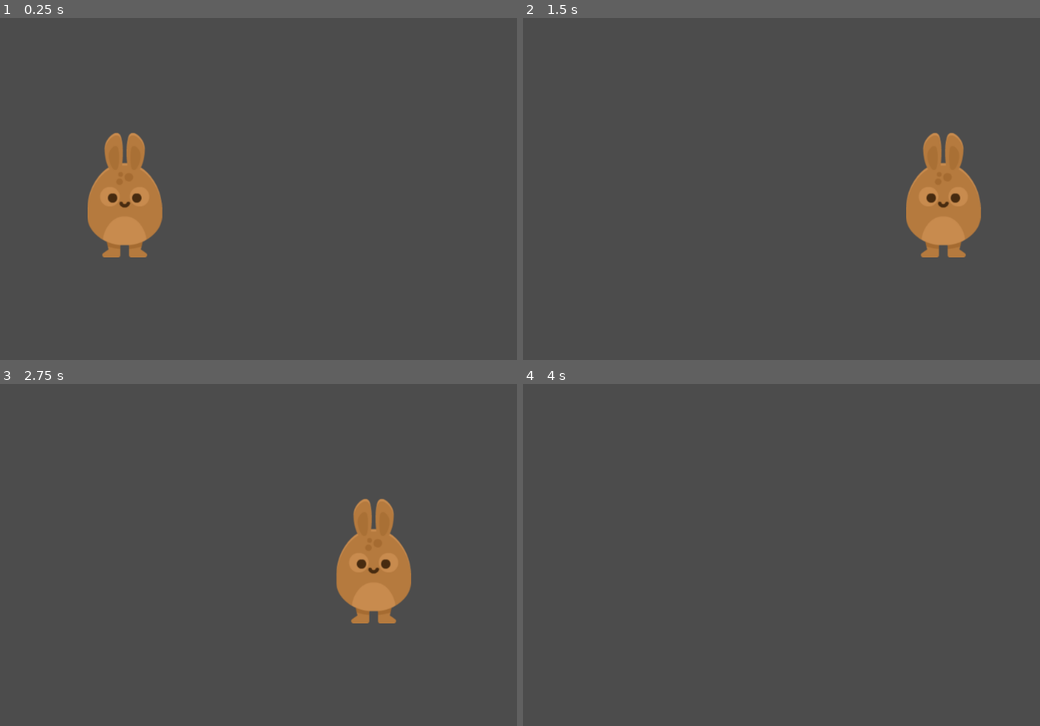
Above: before the commit, frames 1-4 (two rows, left to right).
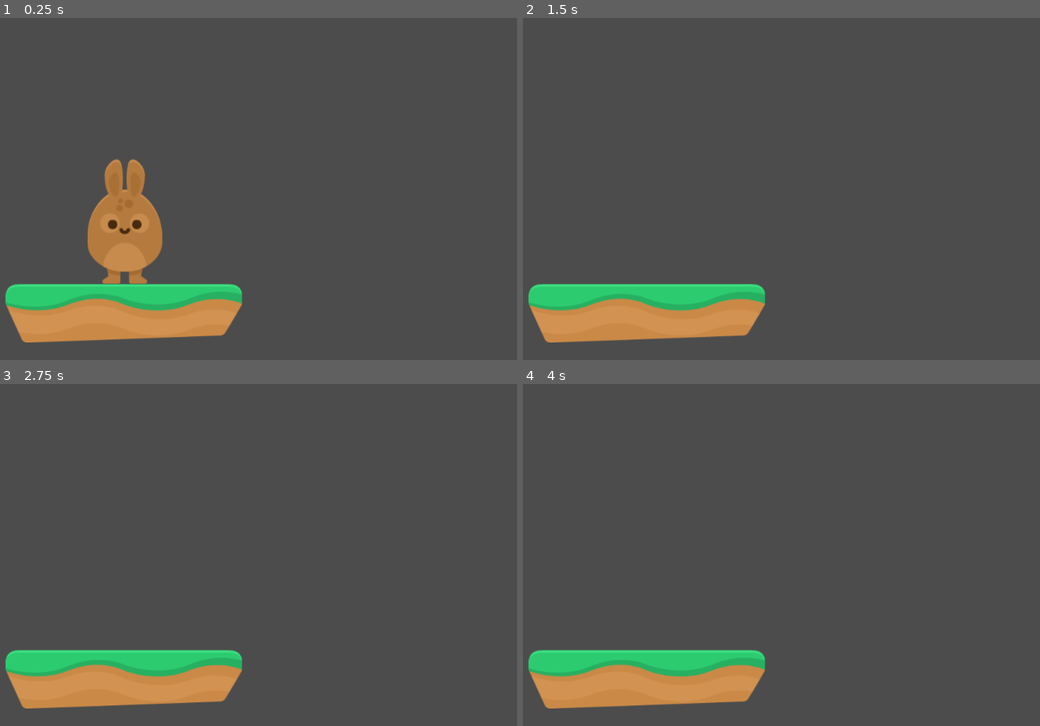
Above: after the commit, the same moments.

Repository: ZacharyRanes/Hoppy_Days
Game: Godot game, scene res://Levels/Level1.tscn
The game is run twice, just before and just after one commit, with the same random seed, the same clock (stepped at 60 frames per second) and the same inputs. Before the commit the project starts from res://Player/Player.tscn.
Inputs:
- Up to frame 1 (0.25 s): no input
- Up to frame 2 (1.5 s): tap Enter at 0.5 s; hold D (Right) from 0.53 s (still down); tap Space (Jump, bound only after the commit) at 0.6, 0.77, 1.07, 1.35 s
- Up to frame 3 (2.75 s): tap Space (Jump, bound only after the commit) at 1.52, 1.82, 2.1 s; release D (Right) at 2.03 s; hold A (Left) from 2.03 s (still down)
- Up to frame 4 (4 s): release A (Left) at 2.78 s; hold D (Right) from 2.78 s (still down); tap Space (Jump, bound only after the commit) at 2.85, 3.02, 3.32, 3.6, 3.77 s

The runs differ from the first frame. In frame 1, 9.8% of the frame differs, in the area x 1-47%, y 33-95%; in frame 2, 11%; in frame 3, 11%, in the area x 1-80%, y 33-95%; in frame 4, 7.1%.

Commit message:
Jumping added

Diff:
--- /dev/null
+++ b/Levels/Level1.tscn
@@ -0,0 +1,24 @@
+[gd_scene load_steps=4 format=2]
+
+[ext_resource path="res://Player/Player.tscn" type="PackedScene" id=1]
+[ext_resource path="res://GFX/Environment/ground_grass.png" type="Texture" id=2]
+
+[sub_resource type="RectangleShape2D" id=1]
+extents = Vector2( 190.222, 47.0986 )
+
+[node name="Level1" type="Node2D"]
+
+[node name="Player" parent="." instance=ExtResource( 1 )]
+
+[node name="StaticBody2D" type="StaticBody2D" parent="."]
+position = Vector2( 392.479, 476.202 )
+__meta__ = {
+"_edit_group_": true
+}
+
+[node name="Sprite" type="Sprite" parent="StaticBody2D"]
+texture = ExtResource( 2 )
+
+[node name="CollisionShape2D" type="CollisionShape2D" parent="StaticBody2D"]
+visible = false
+shape = SubResource( 1 )
--- a/Player/Player.gd
+++ b/Player/Player.gd
@@ -2,13 +2,31 @@
 
 var motion = Vector2(0,0)
 
-const SPEED = 500
+const UP = Vector2(0,-1)
+const GRAVITY = 300
+const SPEED = 1000
+const JUMP_SPEED = 3000
 
 func _physics_process(delta):
+	apply_gravity()
+	jump()
+	move()
+	move_and_slide(motion, UP)
+
+func apply_gravity():
+	if is_on_floor():
+		motion.y = 0
+	else:
+		motion.y += GRAVITY
+
+func jump():
+	if Input.is_action_just_pressed("Jump") and is_on_floor():
+		motion.y -= JUMP_SPEED
+
+func move():
 	if Input.is_action_pressed("Left") and not Input.is_action_pressed("Right"):
 		motion.x = -SPEED
 	elif Input.is_action_pressed("Right") and not Input.is_action_pressed("Left"):
 		motion.x = SPEED
 	else:
 		motion.x = 0
-	move_and_slide(motion)
--- a/Player/Player.tscn
+++ b/Player/Player.tscn
@@ -8,7 +8,7 @@
 height = 81.1526
 
 [node name="Player" type="KinematicBody2D"]
-position = Vector2( 393.629, 285.137 )
+position = Vector2( 393.706, 285.829 )
 script = ExtResource( 2 )
 __meta__ = {
 "_edit_group_": true
@@ -18,5 +18,6 @@
 texture = ExtResource( 1 )
 
 [node name="CollisionShape2D" type="CollisionShape2D" parent="."]
-position = Vector2( -1.30542, -0.435135 )
+visible = false
+position = Vector2( -0.0748901, 0.641586 )
 shape = SubResource( 1 )
--- a/project.godot
+++ b/project.godot
@@ -11,7 +11,7 @@
 [application]
 
 config/name="Hoppy_Days"
-run/main_scene="res://Player/Player.tscn"
+run/main_scene="res://Levels/Level1.tscn"
 config/icon="res://icon.png"
 
 [input]
@@ -26,6 +26,12 @@
 "events": [ Object(InputEventKey,"resource_local_to_scene":false,"resource_name":"","device":0,"alt":false,"shift":false,"control":false,"meta":false,"command":false,"pressed":false,"scancode":68,"unicode":0,"echo":false,"script":null)
  ]
 }
+Jump={
+"deadzone": 0.5,
+"events": [ Object(InputEventKey,"resource_local_to_scene":false,"resource_name":"","device":0,"alt":false,"shift":false,"control":false,"meta":false,"command":false,"pressed":false,"scancode":32,"unicode":0,"echo":false,"script":null)
+, Object(InputEventKey,"resource_local_to_scene":false,"resource_name":"","device":0,"alt":false,"shift":false,"control":false,"meta":false,"command":false,"pressed":false,"scancode":87,"unicode":0,"echo":false,"script":null)
+ ]
+}
 
 [physics]
 
